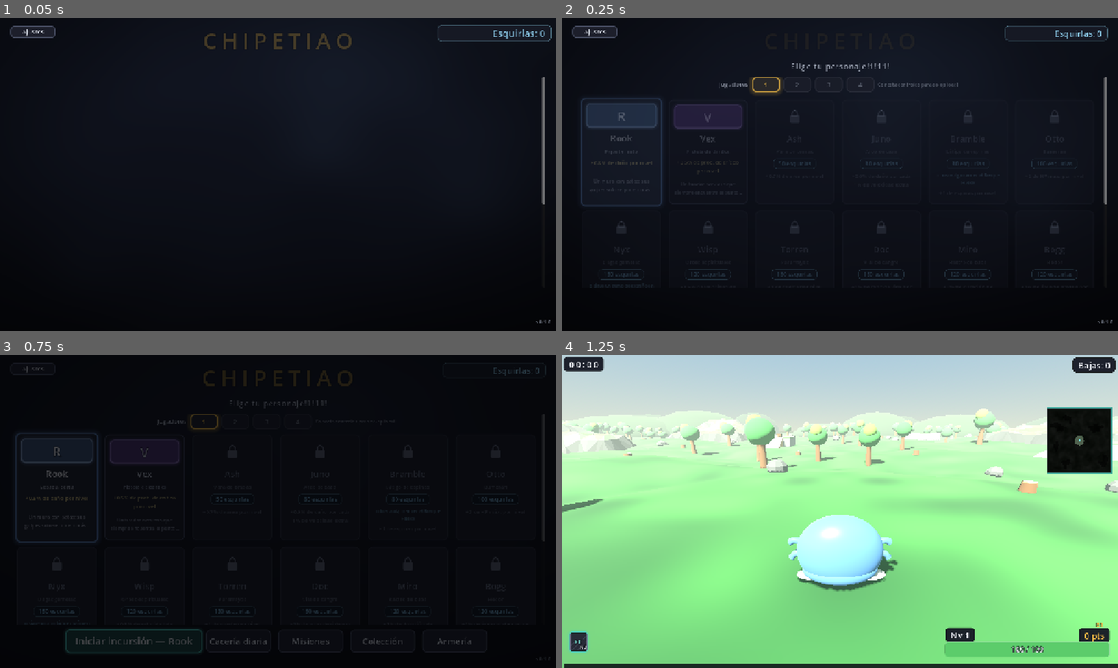
Above: before the commit, frames 1-4 (two rows, left to right).
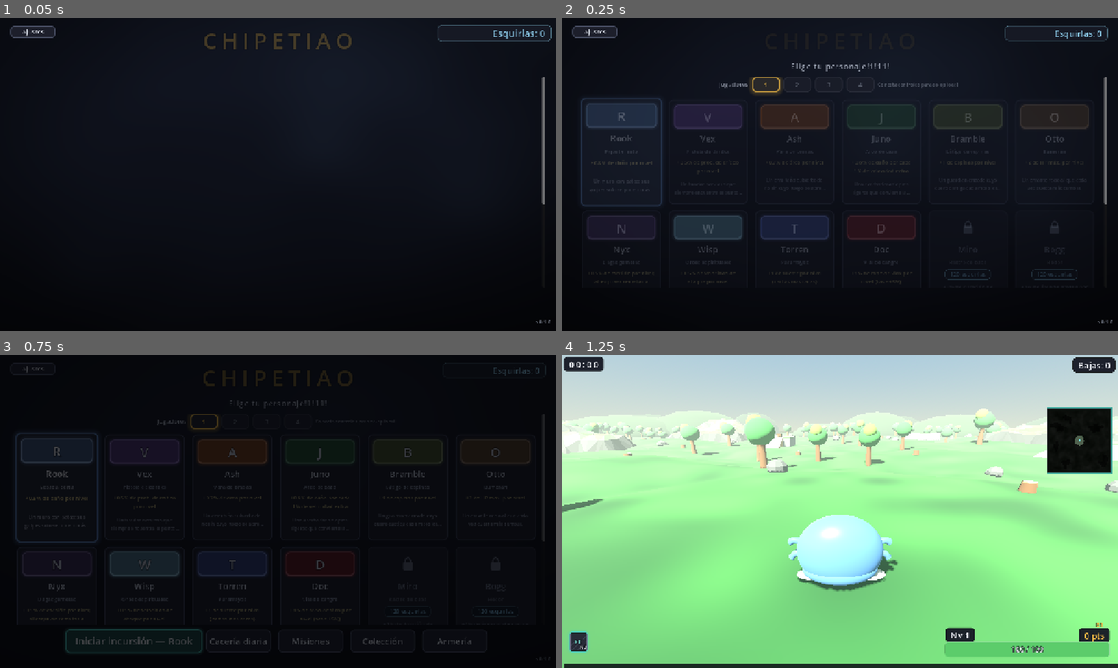
Above: after the commit, the same moments.

Repository: MotelPaso/chipeteao-main
Game: Godot game, scene res://scenes/ui/CharacterSelect.tscn
The game is run twice, just before and just after one commit, with the same random seed, the same clock (stepped at 60 frames per second) and the same inputs.
Inputs:
- Up to frame 1 (0.05 s): no input
- Up to frame 2 (0.25 s): no input
- Up to frame 3 (0.75 s): click "Iniciar incursión — Rook" at 0.5 s
- Up to frame 4 (1.25 s): no input

Frame 1 is identical in both runs. In frame 2, 5.1% of the frame differs, in the area x 4-95%, y 27-87%; in frame 3, 2.3%; in frame 4, nothing differs.

Commit message:
feat: rebalanced weapons and refactored damage popup colors to flags
- rebalanced aura, blood vial, necro staff, twin daggers and arrow stats
- made most character unlocks free (original costs kept as comments)
- damage popups now pass is_crit/is_dodge instead of raw colors
- chest prompt now shows missing points instead of current balance
- shortened dodge popup text and tweaked stab stagger

Diff:
--- a/scenes/fx/AcidPool.tscn
+++ b/scenes/fx/AcidPool.tscn
@@ -1,6 +1,6 @@
-[gd_scene load_steps=2 format=3 uid="uid://cacidpool1k2p0"]
+[gd_scene format=3 uid="uid://cmkkop2cf46t0"]
 
-[ext_resource type="Script" path="res://scripts/fx/acid_pool.gd" id="1_acid"]
+[ext_resource type="Script" uid="uid://lpfy7aoex3j0" path="res://scripts/fx/acid_pool.gd" id="1_acid"]
 
-[node name="AcidPool" type="Node3D"]
+[node name="AcidPool" type="Node3D" unique_id=535470612]
 script = ExtResource("1_acid")
--- a/scenes/systems/HealthOrb.tscn
+++ b/scenes/systems/HealthOrb.tscn
@@ -35,7 +35,6 @@
 
 [node name="HealthOrb" type="Area3D" unique_id=1911301636]
 collision_layer = 0
-collision_mask = 1
 monitorable = false
 script = ExtResource("1_orb")
 
--- a/scenes/ui/QuestLog.tscn
+++ b/scenes/ui/QuestLog.tscn
@@ -1,56 +1,70 @@
-[gd_scene load_steps=4 format=3]
+[gd_scene format=3 uid="uid://ct62hsbsvrfj3"]
 
-[ext_resource type="Script" path="res://scripts/ui/meta/quest_log.gd" id="1_questlog"]
-[ext_resource type="Shader" path="res://assets/ui/menu_backdrop.gdshader" id="2_backdrop"]
+[ext_resource type="Script" uid="uid://dicopglygu0w8" path="res://scripts/ui/meta/quest_log.gd" id="1_questlog"]
+[ext_resource type="Shader" uid="uid://cnndc4w2t8jrk" path="res://assets/ui/menu_backdrop.gdshader" id="2_backdrop"]
 
 [sub_resource type="ShaderMaterial" id="ShaderMaterial_backdrop"]
 shader = ExtResource("2_backdrop")
+shader_parameter/top_color = Color(0.07, 0.085, 0.135, 1)
+shader_parameter/bottom_color = Color(0.028, 0.032, 0.052, 1)
+shader_parameter/fog_color = Color(0.18, 0.26, 0.33, 1)
+shader_parameter/fog_strength = 0.2
+shader_parameter/drift_speed = 0.03
 
-[node name="QuestLog" type="Control"]
+[node name="QuestLog" type="Control" unique_id=356829787]
+layout_mode = 3
+anchors_preset = 15
 anchor_right = 1.0
 anchor_bottom = 1.0
 script = ExtResource("1_questlog")
 
-[node name="Background" type="ColorRect" parent="."]
+[node name="Background" type="ColorRect" parent="." unique_id=1660240075]
 material = SubResource("ShaderMaterial_backdrop")
-anchor_right = 1.0
-anchor_bottom = 1.0
-color = Color(1, 1, 1, 1)
-
-[node name="Center" type="CenterContainer" parent="."]
+layout_mode = 0
 anchor_right = 1.0
 anchor_bottom = 1.0
 
-[node name="VBox" type="VBoxContainer" parent="Center"]
+[node name="Center" type="CenterContainer" parent="." unique_id=1537092562]
+layout_mode = 0
+anchor_right = 1.0
+anchor_bottom = 1.0
+
+[node name="VBox" type="VBoxContainer" parent="Center" unique_id=1423291058]
+layout_mode = 2
 theme_override_constants/separation = 12
 
-[node name="TitleLabel" type="Label" parent="Center/VBox"]
+[node name="TitleLabel" type="Label" parent="Center/VBox" unique_id=1022591225]
 unique_name_in_owner = true
+layout_mode = 2
 theme_override_colors/font_color = Color(0.96, 0.78, 0.3, 1)
 theme_override_font_sizes/font_size = 40
+text = "REGISTRO DE MISIONES"
 horizontal_alignment = 1
-text = "REGISTRO DE MISIONES"
 
-[node name="BadgeLabel" type="Label" parent="Center/VBox"]
+[node name="BadgeLabel" type="Label" parent="Center/VBox" unique_id=1563716046]
 unique_name_in_owner = true
+layout_mode = 2
 theme_override_colors/font_color = Color(0.55, 0.8, 0.92, 1)
 theme_override_font_sizes/font_size = 18
+text = "Esquirlas: 0"
 horizontal_alignment = 1
-text = "Esquirlas: 0"
 
-[node name="Scroll" type="ScrollContainer" parent="Center/VBox"]
+[node name="Scroll" type="ScrollContainer" parent="Center/VBox" unique_id=250876390]
 unique_name_in_owner = true
 custom_minimum_size = Vector2(700, 420)
+layout_mode = 2
 horizontal_scroll_mode = 0
 
-[node name="List" type="VBoxContainer" parent="Center/VBox/Scroll"]
+[node name="List" type="VBoxContainer" parent="Center/VBox/Scroll" unique_id=579263302]
 unique_name_in_owner = true
+layout_mode = 2
 size_flags_horizontal = 3
 theme_override_constants/separation = 8
 
-[node name="BackButton" type="Button" parent="Center/VBox"]
+[node name="BackButton" type="Button" parent="Center/VBox" unique_id=841390589]
 unique_name_in_owner = true
 custom_minimum_size = Vector2(200, 46)
+layout_mode = 2
 size_flags_horizontal = 4
 theme_override_font_sizes/font_size = 20
 text = "Volver"
--- a/scenes/weapons/Arrow.tscn
+++ b/scenes/weapons/Arrow.tscn
@@ -1,13 +1,10 @@
-[gd_scene load_steps=7 format=3]
+[gd_scene format=3 uid="uid://brc4seygjtqh8"]
 
-[ext_resource type="Script" path="res://scripts/weapons/projectile.gd" id="1_arrow"]
+[ext_resource type="Script" uid="uid://bcs1vddsnr6rt" path="res://scripts/weapons/projectile.gd" id="1_arrow"]
 
 [sub_resource type="StandardMaterial3D" id="StandardMaterial3D_shaft"]
 shading_mode = 0
 albedo_color = Color(0.85, 0.92, 0.72, 1)
-emission_enabled = true
-emission = Color(0.6, 0.85, 0.45, 1)
-emission_energy_multiplier = 2.4
 
 [sub_resource type="BoxMesh" id="BoxMesh_shaft"]
 material = SubResource("StandardMaterial3D_shaft")
@@ -16,9 +13,6 @@
 [sub_resource type="StandardMaterial3D" id="StandardMaterial3D_head"]
 shading_mode = 0
 albedo_color = Color(0.95, 0.98, 0.9, 1)
-emission_enabled = true
-emission = Color(0.9, 0.95, 0.8, 1)
-emission_energy_multiplier = 2.2
 
 [sub_resource type="BoxMesh" id="BoxMesh_head"]
 material = SubResource("StandardMaterial3D_head")
@@ -27,7 +21,7 @@
 [sub_resource type="SphereShape3D" id="SphereShape3D_hit"]
 radius = 0.16
 
-[node name="Arrow" type="Area3D" groups=["player_shots"]]
+[node name="Arrow" type="Area3D" unique_id=50138337 groups=["player_shots"]]
 collision_layer = 0
 collision_mask = 2
 monitorable = false
@@ -36,14 +30,14 @@
 homing_enabled = false
 spawn_stretch = 1.6
 
-[node name="Tracer" type="MeshInstance3D" parent="."]
+[node name="Tracer" type="MeshInstance3D" parent="." unique_id=1986407956]
 cast_shadow = 0
 mesh = SubResource("BoxMesh_shaft")
 
-[node name="Head" type="MeshInstance3D" parent="."]
+[node name="Head" type="MeshInstance3D" parent="." unique_id=2049239782]
 transform = Transform3D(1, 0, 0, 0, 1, 0, 0, 0, 1, 0, 0, -0.38)
 cast_shadow = 0
 mesh = SubResource("BoxMesh_head")
 
-[node name="CollisionShape3D" type="CollisionShape3D" parent="."]
+[node name="CollisionShape3D" type="CollisionShape3D" parent="." unique_id=1114398293]
 shape = SubResource("SphereShape3D_hit")
--- a/scenes/weapons/Aura.tscn
+++ b/scenes/weapons/Aura.tscn
@@ -1,9 +1,9 @@
-[gd_scene load_steps=2 format=3]
+[gd_scene format=3 uid="uid://bajy7sehq0f7"]
 
-[ext_resource type="Script" path="res://scripts/weapons/aura.gd" id="1_aura"]
+[ext_resource type="Script" uid="uid://864s21dif3py" path="res://scripts/weapons/aura.gd" id="1_aura"]
 
-[node name="Aura" type="Node3D"]
+[node name="Aura" type="Node3D" unique_id=15986770]
 script = ExtResource("1_aura")
-damage = 5.0
-cooldown = 0.6
-attack_range = 3.2
+damage = 3.005
+cooldown = 0.3
+attack_range = 4.0
--- a/scenes/weapons/BloodVial.tscn
+++ b/scenes/weapons/BloodVial.tscn
@@ -1,9 +1,11 @@
-[gd_scene load_steps=2 format=3]
+[gd_scene format=3 uid="uid://dto5ynx7gdqbr"]
 
-[ext_resource type="Script" path="res://scripts/weapons/blood_vial.gd" id="1_vial"]
+[ext_resource type="Script" uid="uid://ia3ds2abux2k" path="res://scripts/weapons/blood_vial.gd" id="1_vial"]
 
-[node name="BloodVial" type="Node3D"]
+[node name="BloodVial" type="Node3D" unique_id=1744899349]
 script = ExtResource("1_vial")
+lob_time = 0.435
+arc_height = 4.145
 damage = 4.0
-cooldown = 2.2
+cooldown = 1.705
 attack_range = 12.0
--- a/scenes/weapons/NecroStaff.tscn
+++ b/scenes/weapons/NecroStaff.tscn
@@ -1,9 +1,11 @@
-[gd_scene load_steps=2 format=3 uid="uid://cnecrostaff1k2p"]
+[gd_scene format=3 uid="uid://cmv57kvsqujrh"]
 
-[ext_resource type="Script" path="res://scripts/weapons/necro_staff.gd" id="1_necro"]
+[ext_resource type="Script" uid="uid://dvx7c2g2cu3m4" path="res://scripts/weapons/necro_staff.gd" id="1_necro"]
 
-[node name="NecroStaff" type="Node3D"]
+[node name="NecroStaff" type="Node3D" unique_id=1336858352]
 script = ExtResource("1_necro")
-damage = 14.0
-cooldown = 1.4
+bolt_speed = 7.0
+bolt_lifetime = 3.7
+damage = 20.0
+cooldown = 3.0
 attack_range = 9.0
--- a/scenes/weapons/Shortsword.tscn
+++ b/scenes/weapons/Shortsword.tscn
@@ -1,9 +1,6 @@
-[gd_scene load_steps=2 format=3 uid="uid://bqw7e3f1xk2ma"]
+[gd_scene format=3 uid="uid://bqw7e3f1xk2ma"]
 
-[ext_resource type="Script" path="res://scripts/weapons/shortsword.gd" id="1_sword"]
+[ext_resource type="Script" uid="uid://730d55wyqdo3" path="res://scripts/weapons/shortsword.gd" id="1_sword"]
 
-[node name="Shortsword" type="Node3D"]
+[node name="Shortsword" type="Node3D" unique_id=1613949696]
 script = ExtResource("1_sword")
-damage = 10.0
-cooldown = 0.9
-attack_range = 3.0
--- a/scenes/weapons/TwinDaggers.tscn
+++ b/scenes/weapons/TwinDaggers.tscn
@@ -1,9 +1,13 @@
-[gd_scene load_steps=2 format=3]
+[gd_scene format=3 uid="uid://o30sc6qkal7s"]
 
-[ext_resource type="Script" path="res://scripts/weapons/twin_daggers.gd" id="1_daggers"]
+[ext_resource type="Script" uid="uid://ckt043g8ohfnl" path="res://scripts/weapons/twin_daggers.gd" id="1_daggers"]
 
-[node name="TwinDaggers" type="Node3D"]
+[node name="TwinDaggers" type="Node3D" unique_id=749985561]
 script = ExtResource("1_daggers")
-damage = 4.0
-cooldown = 0.25
-attack_range = 2.2
+slash_time = 0.2
+slash_radius = 1.51
+slash_color = Color(0.991721, 0.64353454, 0.27002934, 1)
+damage = 3.0
+cooldown = 0.5
+attack_range = 3.5
+projectile_count = 2
--- a/scenes/world/chests/Chest.tscn
+++ b/scenes/world/chests/Chest.tscn
@@ -1,14 +1,18 @@
-[gd_scene load_steps=12 format=3 uid="uid://cchst4lut7qb3"]
+[gd_scene format=3 uid="uid://cchst4lut7qb3"]
 
-[ext_resource type="Script" path="res://scripts/world/interactables/chest.gd" id="1_chest"]
+[ext_resource type="Script" uid="uid://ch6nfea3b52di" path="res://scripts/world/interactables/chest.gd" id="1_chest"]
+
+[sub_resource type="CylinderShape3D" id="CylinderShape3D_zone"]
+height = 2.4
+radius = 2.0
 
 [sub_resource type="StandardMaterial3D" id="StandardMaterial3D_wood"]
 albedo_color = Color(0.44, 0.29, 0.15, 1)
 roughness = 0.85
 
-[sub_resource type="StandardMaterial3D" id="StandardMaterial3D_wood_dark"]
-albedo_color = Color(0.36, 0.23, 0.12, 1)
-roughness = 0.85
+[sub_resource type="BoxMesh" id="BoxMesh_body"]
+material = SubResource("StandardMaterial3D_wood")
+size = Vector3(0.9, 0.5, 0.6)
 
 [sub_resource type="StandardMaterial3D" id="StandardMaterial3D_gold"]
 albedo_color = Color(0.95, 0.78, 0.3, 1)
@@ -18,10 +22,6 @@
 emission = Color(0.85, 0.62, 0.15, 1)
 emission_energy_multiplier = 0.35
 
-[sub_resource type="BoxMesh" id="BoxMesh_body"]
-material = SubResource("StandardMaterial3D_wood")
-size = Vector3(0.9, 0.5, 0.6)
-
 [sub_resource type="BoxMesh" id="BoxMesh_band"]
 material = SubResource("StandardMaterial3D_gold")
 size = Vector3(0.96, 0.08, 0.66)
@@ -29,6 +29,10 @@
 [sub_resource type="BoxMesh" id="BoxMesh_lock"]
 material = SubResource("StandardMaterial3D_gold")
 size = Vector3(0.14, 0.18, 0.06)
+
+[sub_resource type="StandardMaterial3D" id="StandardMaterial3D_wood_dark"]
+albedo_color = Color(0.36, 0.23, 0.12, 1)
+roughness = 0.85
 
 [sub_resource type="BoxMesh" id="BoxMesh_lid"]
 material = SubResource("StandardMaterial3D_wood_dark")
@@ -38,51 +42,46 @@
 material = SubResource("StandardMaterial3D_gold")
 size = Vector3(0.98, 0.06, 0.7)
 
-[sub_resource type="CylinderShape3D" id="CylinderShape3D_zone"]
-radius = 2.0
-height = 2.4
-
 [sub_resource type="BoxShape3D" id="BoxShape3D_body"]
 size = Vector3(0.9, 0.72, 0.6)
 
-[node name="Chest" type="Area3D"]
+[node name="Chest" type="Area3D" unique_id=1712391637]
 collision_layer = 0
-collision_mask = 1
 monitorable = false
 script = ExtResource("1_chest")
 prompt_height = 1.9
 
-[node name="CollisionShape3D" type="CollisionShape3D" parent="."]
+[node name="CollisionShape3D" type="CollisionShape3D" parent="." unique_id=567677611]
 transform = Transform3D(1, 0, 0, 0, 1, 0, 0, 0, 1, 0, 1.2, 0)
 shape = SubResource("CylinderShape3D_zone")
 
-[node name="Visual" type="Node3D" parent="."]
+[node name="Visual" type="Node3D" parent="." unique_id=1019896180]
 
-[node name="Body" type="MeshInstance3D" parent="Visual"]
+[node name="Body" type="MeshInstance3D" parent="Visual" unique_id=570537966]
 transform = Transform3D(1, 0, 0, 0, 1, 0, 0, 0, 1, 0, 0.25, 0)
 mesh = SubResource("BoxMesh_body")
 
-[node name="Band" type="MeshInstance3D" parent="Visual"]
+[node name="Band" type="MeshInstance3D" parent="Visual" unique_id=157194341]
 transform = Transform3D(1, 0, 0, 0, 1, 0, 0, 0, 1, 0, 0.46, 0)
 mesh = SubResource("BoxMesh_band")
 
-[node name="Lock" type="MeshInstance3D" parent="Visual"]
+[node name="Lock" type="MeshInstance3D" parent="Visual" unique_id=253705868]
 transform = Transform3D(1, 0, 0, 0, 1, 0, 0, 0, 1, 0, 0.44, 0.32)
 mesh = SubResource("BoxMesh_lock")
 
-[node name="LidPivot" type="Node3D" parent="Visual"]
+[node name="LidPivot" type="Node3D" parent="Visual" unique_id=791181022]
 transform = Transform3D(1, 0, 0, 0, 1, 0, 0, 0, 1, 0, 0.5, -0.3)
 
-[node name="Lid" type="MeshInstance3D" parent="Visual/LidPivot"]
+[node name="Lid" type="MeshInstance3D" parent="Visual/LidPivot" unique_id=1930662269]
 transform = Transform3D(1, 0, 0, 0, 1, 0, 0, 0, 1, 0, 0.1, 0.3)
 mesh = SubResource("BoxMesh_lid")
 
-[node name="LidTrim" type="MeshInstance3D" parent="Visual/LidPivot"]
+[node name="LidTrim" type="MeshInstance3D" parent="Visual/LidPivot" unique_id=1843686993]
 transform = Transform3D(1, 0, 0, 0, 1, 0, 0, 0, 1, 0, 0.23, 0.3)
 mesh = SubResource("BoxMesh_lidtrim")
 
-[node name="StaticBox" type="StaticBody3D" parent="."]
+[node name="StaticBox" type="StaticBody3D" parent="." unique_id=1620591263]
 
-[node name="CollisionShape3D" type="CollisionShape3D" parent="StaticBox"]
+[node name="CollisionShape3D" type="CollisionShape3D" parent="StaticBox" unique_id=1699933929]
 transform = Transform3D(1, 0, 0, 0, 1, 0, 0, 0, 1, 0, 0.36, 0)
 shape = SubResource("BoxShape3D_body")
--- a/scripts/fx/damage_popup.gd
+++ b/scripts/fx/damage_popup.gd
@@ -15,6 +15,10 @@
 ## scene's 16 px outline needs fading (and restoring) alongside `modulate`.
 const OUTLINE_COLOR: Color = Color(0.0, 0.0, 0.0, 1.0)
 
+const damage_text_color: Color = Color(1.0, 0.85, 0.25)
+const damage_text_crit: Color = Color(1.0, 0.3, 0.15)
+const dodge_popup_color := Color(0.5, 0.88, 1.0)
+
 var _tween: Tween = null
 
 
@@ -30,10 +34,10 @@
 
 
 ## Configures and plays one popup; the node releases itself when done.
-func show_popup(popup_text: String, popup_font_size: int, color: Color, at: Vector3) -> void:
+func show_popup(popup_text: String, popup_font_size: int, is_crit: bool, at: Vector3, is_dodge:bool = false) -> void:
 	text = popup_text
 	font_size = popup_font_size
-	modulate = color
+	modulate = dodge_popup_color if is_dodge else damage_text_crit if is_crit else damage_text_color
 	outline_modulate = OUTLINE_COLOR
 	global_position = at
 	_kill_tween()
--- a/scripts/systems/catalogs/character_catalog.gd
+++ b/scripts/systems/catalogs/character_catalog.gd
@@ -84,7 +84,7 @@
 		"weapon_display_name": "Vara de brasas",
 		"passive_description": "+0.7% de área por nivel",
 		"passive_stat": "area", "passive_amount": 0.7,
-		"unlock_cost": 50,
+		"unlock_cost": 0, # 50
 		"tint": Color(0.89, 0.45, 0.18),
 	},
 	{
@@ -96,7 +96,7 @@
 		"passive_description": "+0.6% de daño por cada 1% de velocidad extra",
 		"passive_stat": "damage", "passive_amount": 0.6,
 		"passive_kind": "speed_to_damage",
-		"unlock_cost": 80,
+		"unlock_cost": 0, # 80
 		"tint": Color(0.24, 0.55, 0.32),
 	},
 	{
@@ -107,7 +107,7 @@
 		"weapon_display_name": "Látigo de espinas",
 		"passive_description": "+1 de espinas por nivel",
 		"passive_stat": "thorns", "passive_amount": 1.0,
-		"unlock_cost": 80,
+		"unlock_cost": 0, # 80
 		"unlock_boss": "grubthing",
 		"unlock_hint": "busca algo raro en el Bosque Hueco",
 		"tint": Color(0.5, 0.58, 0.28),
@@ -122,7 +122,7 @@
 		"weapon_display_name": "Bumerán",
 		"passive_description": "+2 de HP máx. por nivel",
 		"passive_stat": "max_hp", "passive_amount": 2.0,
-		"unlock_cost": 100,
+		"unlock_cost": 0, # 100
 		"tint": Color(0.62, 0.44, 0.26),
 	},
 	{
@@ -134,7 +134,7 @@
 		"passive_description": "+0.5% de evasión por nivel; al esquivar rematas a enemigos debilitados que no sean jefes",
 		"passive_stat": "evasion", "passive_amount": 0.5,
 		"passive_kind": "evasion_execute",
-		"unlock_cost": 150,
+		"unlock_cost": 0, # 150
 		"unlock_boss": "coffer_mimic",
 		"unlock_hint": "sigue un zumbido extraño en las Dunas de Ceniza",
 		"tint": Color(0.42, 0.3, 0.58),
@@ -147,7 +147,7 @@
 		"weapon_display_name": "Orbes espirituales",
 		"passive_description": "+0.5% de velocidad de ataque por nivel",
 		"passive_stat": "cooldown", "passive_amount": 0.5,
-		"unlock_cost": 120,
+		"unlock_cost": 0, # 120
 		"tint": Color(0.55, 0.85, 0.95),
 	},
 	{
@@ -158,7 +158,7 @@
 		"weapon_display_name": "Pararrayos",
 		"passive_description": "+1 de suerte por nivel (cartas más raras)",
 		"passive_stat": "luck", "passive_amount": 1.0,
-		"unlock_cost": 130,
+		"unlock_cost": 0, # 130
 		"tint": Color(0.35, 0.45, 0.85),
 	},
 	{
@@ -170,7 +170,7 @@
 		"passive_description": "+1% de robo de vida por nivel (base +5%)",
 		"passive_stat": "lifesteal", "passive_amount": 1.0,
 		"passive_base": 5.0,
-		"unlock_cost": 150,
+		"unlock_cost": 0, # 150
 		"tint": Color(0.72, 0.16, 0.2),
 	},
 	# Iteration 43 roster: the slime, stench and beam starters.
@@ -222,12 +222,7 @@
 		"passive_description": "+0.4% de prob. de crítico por nivel",
 		"passive_stat": "crit_chance", "passive_amount": 0.4,
 		"unlock_cost": 0,
-		# The two rows proving the per-character body swap: a placeholder
-		# wrapper with its own tint-prefix-named material, until real GLBs
-		# for these two exist. Everything else stays on the seal.
-		"model_scene": "res://assets/models/placeholder_character.tscn",
-		"tint_material_prefix": "Placeholder personaje",
-		"tint": Color(0.86, 0.74, 0.24),
+		"tint": Color(0.726, 0.299, 0.166, 1.0),
 	},
 	{
 		"id": "gucci_morty", "display_name": "PNG gucci morty",
--- a/scripts/systems/health.gd
+++ b/scripts/systems/health.gd
@@ -41,7 +41,8 @@
 @export var armor: float = 0.0
 ## Floating text on a fully evaded hit (the player's evasion roll). An
 ## @export so it travels with the rest of the player-facing strings.
-@export var dodge_text: String = "¡Esquiva!"
+@export var dodge_text: String = "!"
+
 
 ## Set by PowerUps while Inmortalidad runs: every hit is refused outright
 ## (before armor, before the evasion roll) and counted. Deliberately NOT
@@ -57,7 +58,7 @@
 ## reflecting means the horde kills itself while nothing touches you.
 var reflect_fraction: float = 0.0
 
-const DODGE_POPUP_COLOR := Color(0.5, 0.88, 1.0)
+
 ## Armor can never fully negate a hit: every landed blow chips this much,
 ## so a stacked-armor build still has to dodge instead of going immortal.
 const MIN_CHIP_DAMAGE: float = 1.0
@@ -106,7 +107,7 @@
 	var evade_chance := _evasion_chance()
 	if evade_chance > 0.0 and randf() < evade_chance:
 		if show_damage_popups:
-			_spawn_popup(dodge_text, 64, DODGE_POPUP_COLOR)
+			_spawn_popup(dodge_text, 64, false, true)
 		Sfx.play(&"dodge")
 		dodged.emit(attacker)
 		return 0.0
@@ -187,11 +188,10 @@
 
 
 func _spawn_damage_popup(amount: float, is_crit: bool) -> void:
-	_spawn_popup(str(roundi(amount)), 88 if is_crit else 64,
-			Color(1.0, 0.3, 0.15) if is_crit else Color(1.0, 0.85, 0.25))
-
-
-func _spawn_popup(popup_text: String, popup_font_size: int, color: Color) -> void:
+	_spawn_popup(str(roundi(amount)), 88 if is_crit else 64, is_crit)
+
+
+func _spawn_popup(popup_text: String, popup_font_size: int, is_crit: bool, is_dodge:bool = false) -> void:
 	var body := get_parent() as Node3D
 	if body == null:
 		return
@@ -200,5 +200,5 @@
 	var popup := Pools.acquire_scene(Pools.DAMAGE_POPUP_SCENE) as DamagePopup
 	if popup == null:
 		return
-	popup.show_popup(popup_text, popup_font_size, color, body.global_position
-			+ Vector3(randf_range(-0.3, 0.3), 2.0, randf_range(-0.3, 0.3)))
+	popup.show_popup(popup_text, popup_font_size, is_crit, body.global_position
+			+ Vector3(randf_range(-0.3, 0.3), 2.0, randf_range(-0.3, 0.3)), is_dodge)
--- a/scripts/weapons/twin_daggers.gd
+++ b/scripts/weapons/twin_daggers.gd
@@ -16,7 +16,7 @@
 ## Seconds between the stabs a Tome of Multitude adds. Staggered, not
 ## simultaneous: this weapon is a rhythm of single cuts, and two stabs on
 ## the same body in the same frame read as one hit with a doubled number.
-const EXTRA_STAB_STAGGER: float = 0.07
+const EXTRA_STAB_STAGGER: float = 0.2
 ## The staggered chain has to end inside this fraction of one cooldown —
 ## with the daggers' very short cooldown this clamp is what keeps a big
 ## Multitude stack from queueing stabs into the next volley.
--- a/scripts/world/interactables/chest.gd
+++ b/scripts/world/interactables/chest.gd
@@ -137,7 +137,7 @@
 	if purse >= cost:
 		set_prompt("[E] Abrir cofre %s — %d pts" % [shown, cost])
 	else:
-		set_prompt("Cofre %s — %d pts (tienes %d)" % [shown, cost, purse])
+		set_prompt("Te faltan %d puntos para abrir cofre %s" % [cost-purse, shown])
 
 
 ## Point balance of the raider standing CLOSEST to the chest — the one
